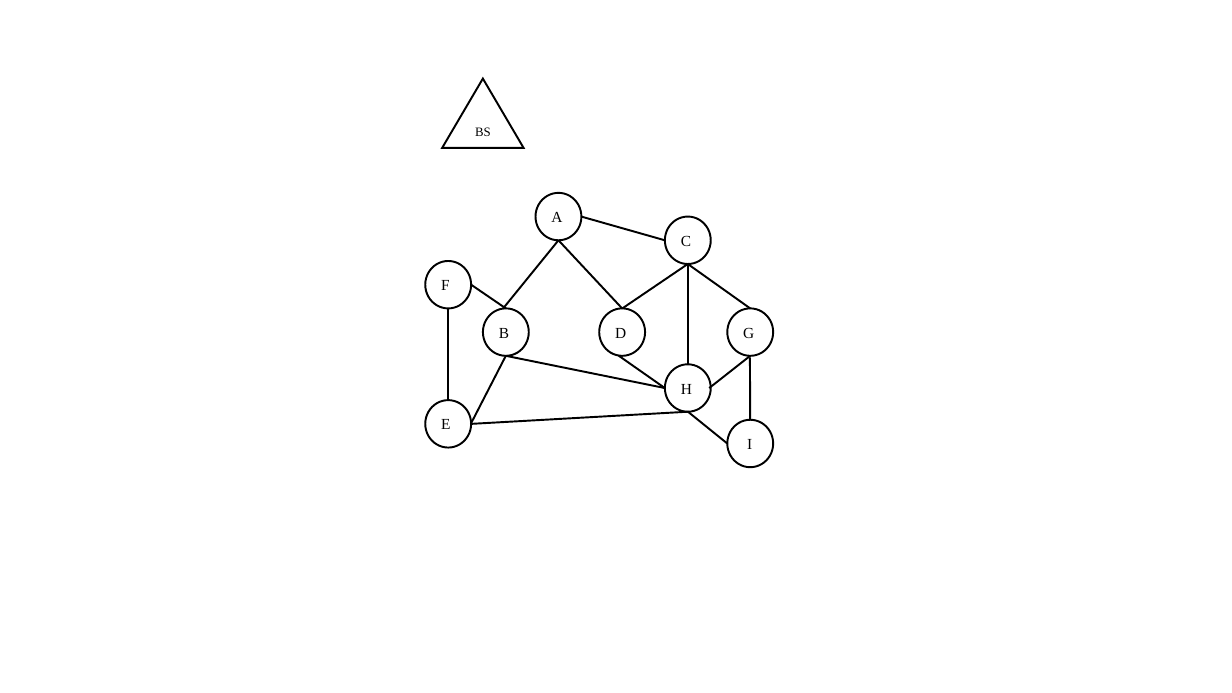
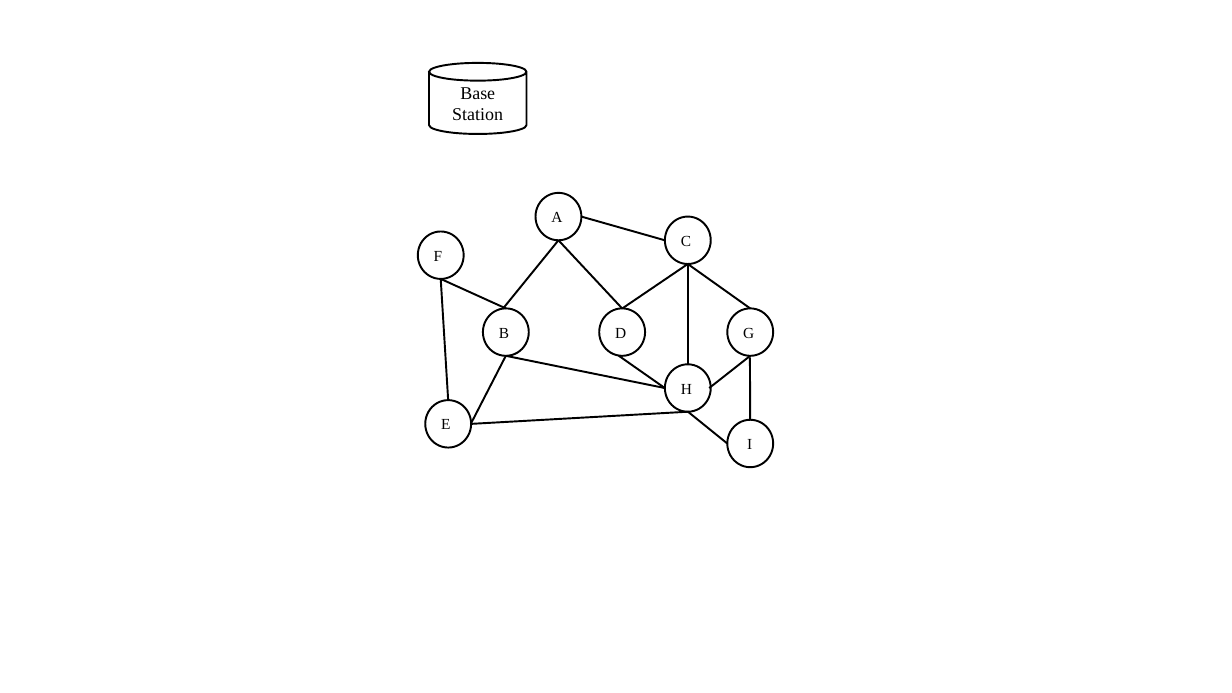
Before and after one commit to kavitshah8/thesis-, a slide deck: slide 4 of images/pics.pptx (slide 5 before the commit). Drawn at 1232x693 pixels with LibreOffice and Linux fonts; fonts in the diff are those of the drawing. Boxes give left, top, right and bottom in pixels: in the first picture for what was removed or moved away, otherwise in the second. Text is boxed around its words. In the diff, an @@ line names an element or a change of style, - is before the commit and + after.

```diff
--- a/images/pics.pptx
+++ b/images/pics.pptx
@@ cylinder added at [429,63,527,134], outline #000000 1.5 pt, 14 pt, text #000000 @@
+Base Station
@@ triangle removed at [443,79,524,148] @@
-BS
@@ ellipse "F": place and size @@
-ellipse "F" at [425,261,471,308]
+ellipse "F" at [418,232,464,279]
@@ line moved from (448, 309) - (448, 400) to (441, 279) - (448, 400) @@
@@ line moved from (471, 285) - (506, 309) to (441, 279) - (506, 309) @@
```
Also in this commit, not shown: 4 other slides changed, 3 slides added, 1 slide removed, 10 other files.
